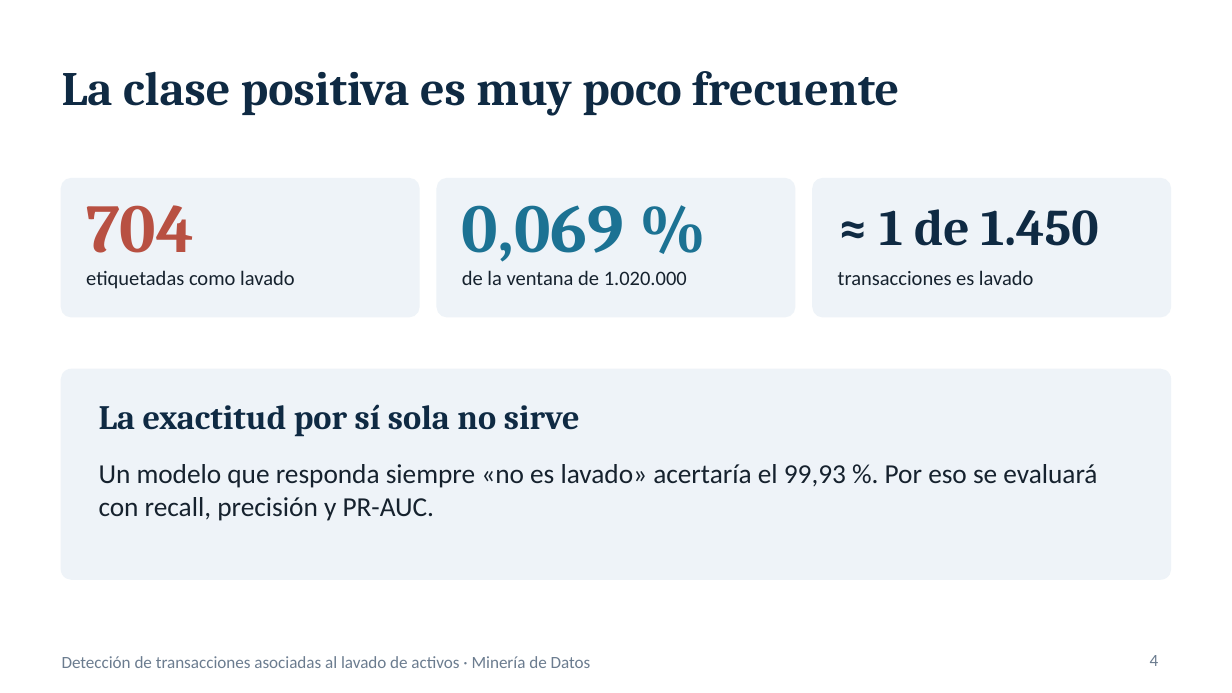
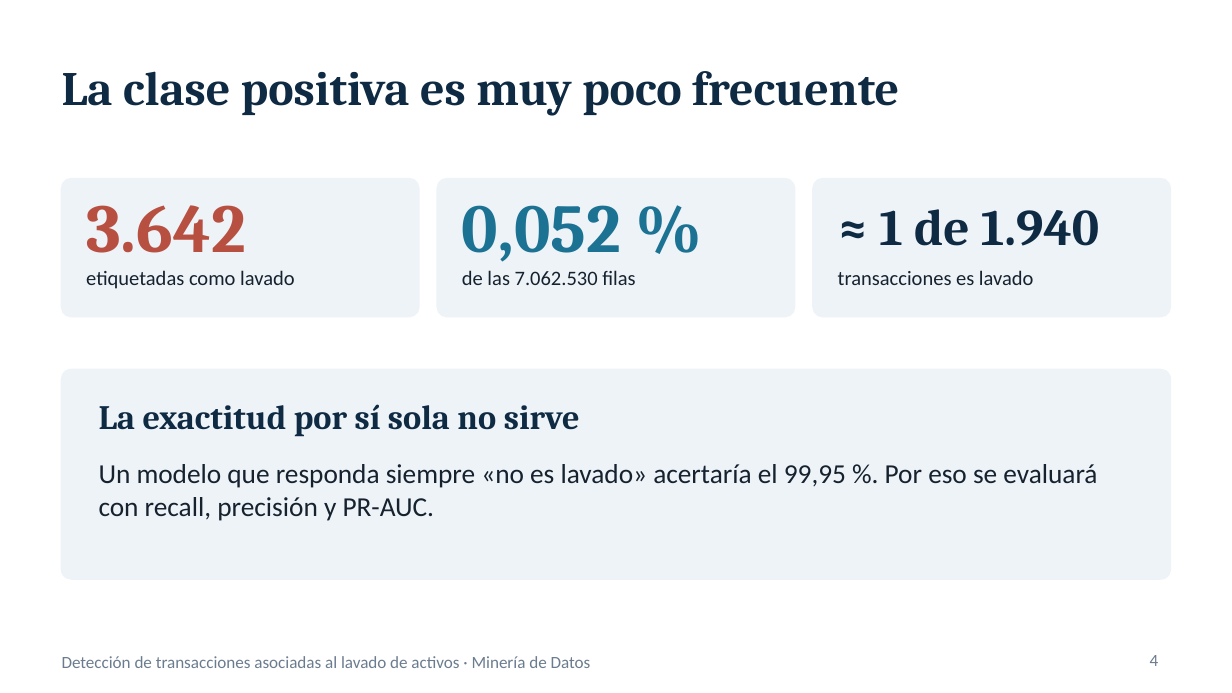
Before and after one commit to glender222/DataMining, a slide deck: slide 4 of informes/Presentacion_proyecto_v3.pptx. Drawn at 1232x693 pixels with LibreOffice and Linux fonts; fonts in the diff are those of the drawing. Boxes give left, top, right and bottom in pixels: in the first picture for what was removed or moved away, otherwise in the second. Text is boxed around its words. In the diff, an @@ line names an element or a change of style, - is before the commit and + after.

```diff
--- a/informes/Presentacion_proyecto_v3.pptx
+++ b/informes/Presentacion_proyecto_v3.pptx
@@ text at [86,205,246,253]: text changed @@
-704
+3.642
@@ text at [462,205,621,262]: text changed @@
-0,069 %
+0,052 %
@@ text at [879,209,1099,246]: text changed @@
-≈ 1 de 1.450
+≈ 1 de 1.940
@@ text at [462,270,635,285]: text changed @@
-de la ventana de 1.020.000
+de las 7.062.530 filas
@@ text at [99,464,1097,521]: text changed @@
-Un modelo que responda siempre «no es lavado» acertaría el 99,93 %. Por eso se evaluará con recall, precisión y PR-AUC.
+Un modelo que responda siempre «no es lavado» acertaría el 99,95 %. Por eso se evaluará con recall, precisión y PR-AUC.
```
Also in this commit, not shown: 9 other slides changed, 1 other file.
